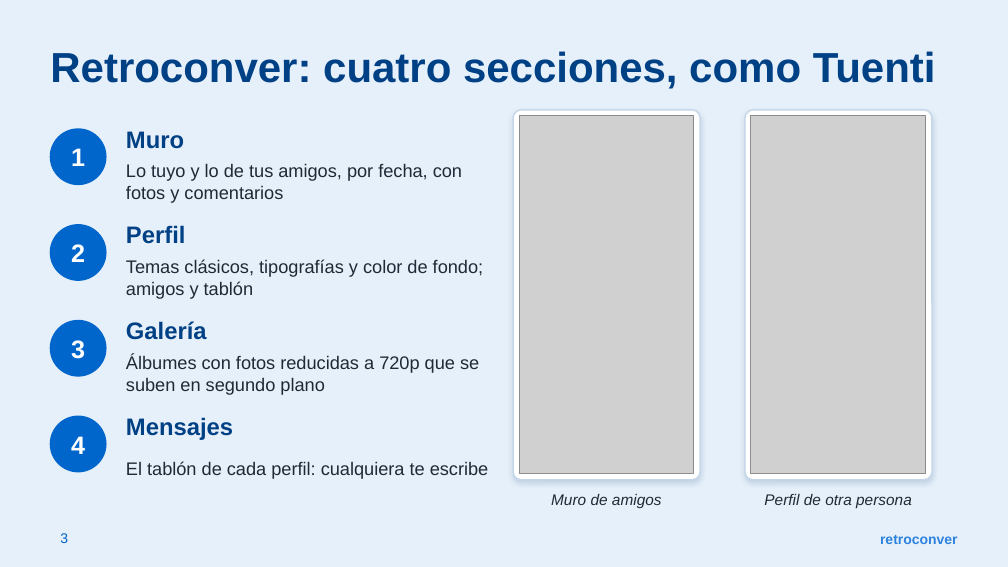
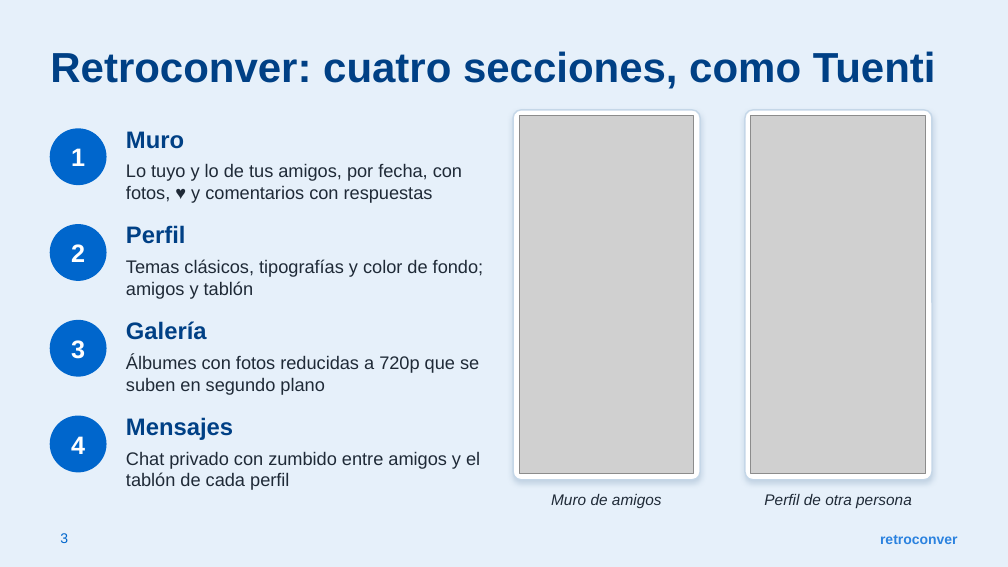
Before and after one commit to yeray06/Retroconver, a slide deck: slide 3 of docs/presentacion/Retroconver_Presentacion.pptx. Drawn at 1008x567 pixels with LibreOffice and Linux fonts; fonts in the diff are those of the drawing; grey boxes stand for pictures. Boxes give left, top, right and bottom in pixels: in the first picture for what was removed or moved away, otherwise in the second. Text is boxed around its words. In the diff, an @@ line names an element or a change of style, - is before the commit and + after.

```diff
--- a/docs/presentacion/Retroconver_Presentacion.pptx
+++ b/docs/presentacion/Retroconver_Presentacion.pptx
@@ text at <box>126,163,462,203</box>: text changed @@
-Lo tuyo y lo de tus amigos, por fecha, con fotos y comentarios
+Lo tuyo y lo de tus amigos, por fecha, con fotos, ♥ y comentarios con respuestas
@@ text at <box>126,451,480,490</box>: text changed @@
-El tablón de cada perfil: cualquiera te escribe
+Chat privado con zumbido entre amigos y el tablón de cada perfil
```
Also in this commit, not shown: 4 other slides changed, 5 other files.
